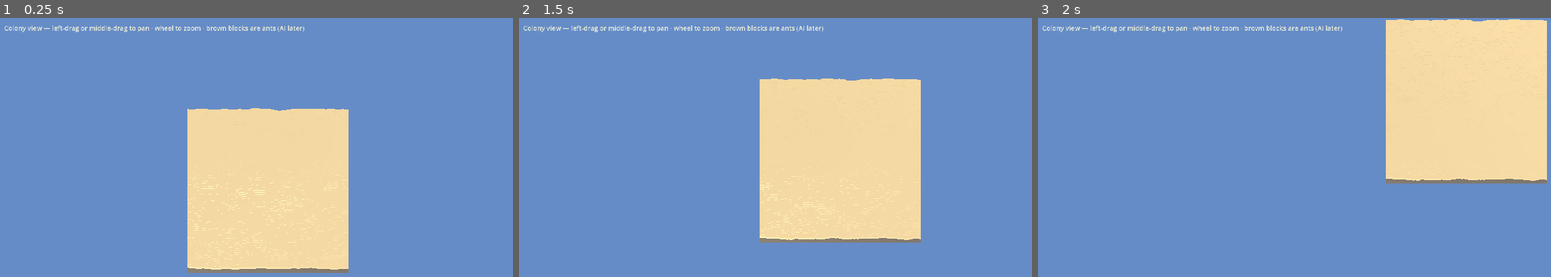
Above: before the commit, frames 1-3 (left to right).
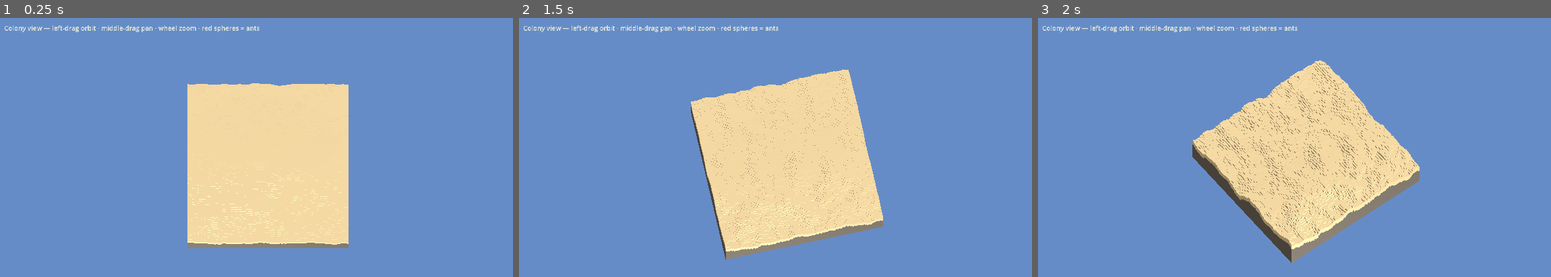
Above: after the commit, the same moments.

Repository: 151henry151/anthill
Game: Godot game, scene res://scenes/main.tscn
Two runs of this game, one before a commit and one after it. Both use one fixed random seed, a clock stepped at 60 frames per second and the inputs below.
Inputs (mouse positions are in pixels of both pictures, inside the frame that each line leads up to):
- Up to frame 1 (0.25 s): no input
- Up to frame 2 (1.5 s): tap Enter at 0.5 s; move the mouse to (903, 152) at 0.52 s; hold D 0.53-1.25 s; tap E at 0.6 s; click (903, 152) at 0.67 s; tap Space at 0.77, 1.25 s; drag from (678, 183) to (760, 230) at 1.27 s
- Up to frame 3 (2 s): no input

The runs differ from the first frame. In frame 1, 7.6% of the frame differs, in the area x 17-68%, y 2-99%; in frame 2, 15%; in frame 3, 38%, in the area x 17-100%, y 0-95%.

Commit message:
Add orbit camera and red sphere ants for colony view

Diff:
--- a/game/anthill/scenes/main.tscn
+++ b/game/anthill/scenes/main.tscn
@@ -49,4 +49,4 @@
 offset_top = 12.0
 theme_override_colors/font_color = Color(0.9, 0.92, 0.85, 1)
 theme_override_font_sizes/font_size = 14
-text = "Colony view — left-drag or middle-drag to pan · wheel to zoom · brown blocks are ants (AI later)"
+text = "Colony view — left-drag orbit · middle-drag pan · wheel zoom · red spheres = ants"
--- a/game/anthill/scripts/colony_ants.gd
+++ b/game/anthill/scripts/colony_ants.gd
@@ -1,13 +1,12 @@
 extends Node3D
-## Simple wandering markers for colony view (not the FPS `ant.tscn` prototype).
+## Wandering markers for colony view — bright spheres so they read against sand/stone.
 
 const _Const := preload("res://scripts/constants.gd")
 const _Chunk := preload("res://scripts/world/chunk_data.gd")
 
-@export var ant_count: int = 16
+@export var ant_count: int = 10
 @export var move_interval: float = 0.45
-## World units — stylized “giants” so they read at ortho zoom (~4 px/voxel).
-@export var ant_body_size: Vector3 = Vector3(5.0, 3.0, 6.0)
+@export var sphere_radius: float = 3.5
 
 @onready var world: Node = $"../WorldManager"
 
@@ -32,14 +31,15 @@
 		if wy < 0:
 			continue
 		var mi := MeshInstance3D.new()
-		var box := BoxMesh.new()
-		box.size = ant_body_size
-		mi.mesh = box
+		var sph := SphereMesh.new()
+		sph.radius = sphere_radius
+		sph.height = sphere_radius * 2.0
+		mi.mesh = sph
 		var mat := StandardMaterial3D.new()
 		mat.shading_mode = BaseMaterial3D.SHADING_MODE_UNSHADED
-		mat.albedo_color = Color(0.62, 0.14, 0.09)
+		mat.albedo_color = Color(0.95, 0.2, 0.12)
 		mat.emission_enabled = true
-		mat.emission = Color(0.12, 0.03, 0.02)
+		mat.emission = Color(0.45, 0.08, 0.04)
 		mi.material_override = mat
 		add_child(mi)
 		mi.position = _ant_pos(wx, wy, wz)
@@ -60,9 +60,8 @@
 
 
 func _ant_pos(wx: int, wy: int, wz: int) -> Vector3:
-	# Surface at y = wy + 1; place box so its bottom sits on that plane.
-	var half_h: float = ant_body_size.y * 0.5
-	return Vector3(float(wx) + 0.5, float(wy) + 1.0 + half_h, float(wz) + 0.5)
+	# Top of surface voxels at y = wy + 1; sphere sits on that plane.
+	return Vector3(float(wx) + 0.5, float(wy) + 1.0 + sphere_radius, float(wz) + 0.5)
 
 
 func _physics_process(delta: float) -> void:
@@ -93,4 +92,4 @@
 	a["wx"] = nwx
 	a["wz"] = nwz
 	var mi: MeshInstance3D = a["node"]
-	mi.position = _ant_pos(nwx, wy, nwz)
+	mi.position = _ant_pos(nwx, wy, wz)
--- a/game/anthill/scripts/colony_camera.gd
+++ b/game/anthill/scripts/colony_camera.gd
@@ -1,32 +1,36 @@
 extends Camera3D
-## Top-down colony view: you do not control individual ants — pan/zoom to survey the nest later.
-## (Food / queen / colony policy UI will layer on this.)
+## Orthographic colony view: left-drag orbits the camera around a ground pivot; middle-drag pans; wheel zooms.
 
 @export var look_at_xz: Vector2 = Vector2(48.0, 48.0)
-@export var height: float = 72.0
-## Vertical world units in view (Godot ortho `size` = full height). ~viewport_height / size ≈ pixels per grain tall; ~180 → ~4 px/grain at 720p.
+## Distance from pivot to camera (world units).
+@export var orbit_radius: float = 75.0
+## Azimuth around world Y through the pivot (degrees).
+@export var yaw_deg: float = 0.0
+## Polar angle from +Y (0 = camera on +Y above pivot; larger = lower toward horizon).
+@export var orbit_phi_deg: float = 12.0
+## Vertical world units in view (Godot ortho `size` = full height). ~viewport_height / size ≈ pixels per grain tall.
 @export var ortho_size: float = 180.0
 @export var pan_speed: float = 0.28
-## Multiplier for ortho size; lower = smoother / less jumpy pan.
 @export var pan_pixels_to_world: float = 0.011
 @export var pan_relative_max: float = 72.0
+@export var orbit_sensitivity: float = 0.22
 @export var zoom_step: float = 6.0
 @export var min_zoom: float = 14.0
 @export var max_zoom: float = 240.0
+
+var pivot: Vector3 = Vector3.ZERO
 
 
 func _ready() -> void:
 	projection = PROJECTION_ORTHOGONAL
 	size = ortho_size
-	position = Vector3(look_at_xz.x, height, look_at_xz.y)
-	# Slight tilt so height steps and faces read as 3D; straight-down + unshaded reads as a flat sheet.
-	rotation_degrees = Vector3(-78.0, 0.0, 0.0)
+	pivot = Vector3(look_at_xz.x, 0.0, look_at_xz.y)
+	_apply_orbit()
 	current = true
 	Input.mouse_mode = Input.MOUSE_MODE_VISIBLE
 
 
 func _input(event: InputEvent) -> void:
-	# Root `Window` in 4.2.x does not expose `gui_get_hovered_control`; skip GUI hit-testing here.
 	if event is InputEventMouseButton:
 		if event.button_index == MOUSE_BUTTON_WHEEL_UP and event.pressed:
 			size = clampf(size - zoom_step, min_zoom, max_zoom)
@@ -34,22 +38,39 @@
 			size = clampf(size + zoom_step, min_zoom, max_zoom)
 	if event is InputEventMouseMotion:
 		var motion: InputEventMouseMotion = event
-		var pan_mask: int = MOUSE_BUTTON_MASK_LEFT | MOUSE_BUTTON_MASK_MIDDLE
-		if motion.button_mask & pan_mask:
-			var rel: Vector2 = motion.relative
-			rel.x = clampf(rel.x, -pan_relative_max, pan_relative_max)
-			rel.y = clampf(rel.y, -pan_relative_max, pan_relative_max)
-			var pan_scale: float = size * pan_pixels_to_world * pan_speed
-			var basis_xz := _ground_pan_axes()
-			var right_h: Vector3 = basis_xz[0]
-			var forward_h: Vector3 = basis_xz[1]
-			# Grab-map: drag moves the ground with the cursor (camera moves opposite on screen axes).
-			position -= right_h * rel.x * pan_scale
-			position -= forward_h * rel.y * pan_scale
+		var rel: Vector2 = motion.relative
+		rel.x = clampf(rel.x, -pan_relative_max, pan_relative_max)
+		rel.y = clampf(rel.y, -pan_relative_max, pan_relative_max)
+		var pan_scale: float = size * pan_pixels_to_world * pan_speed
+		var basis_xz := _ground_pan_axes()
+		var right_h: Vector3 = basis_xz[0]
+		var forward_h: Vector3 = basis_xz[1]
+		if motion.button_mask & MOUSE_BUTTON_MASK_LEFT:
+			yaw_deg -= rel.x * orbit_sensitivity
+			orbit_phi_deg = clampf(orbit_phi_deg + rel.y * orbit_sensitivity, 4.0, 89.0)
+			_apply_orbit()
+		elif motion.button_mask & MOUSE_BUTTON_MASK_MIDDLE:
+			var delta: Vector3 = -right_h * rel.x * pan_scale - forward_h * rel.y * pan_scale
+			pivot.x += delta.x
+			pivot.z += delta.z
+			_apply_orbit()
+
+
+func _apply_orbit() -> void:
+	var theta: float = deg_to_rad(yaw_deg)
+	var phi: float = deg_to_rad(orbit_phi_deg)
+	var sinp: float = sin(phi)
+	var cosp: float = cos(phi)
+	var off := Vector3(
+		orbit_radius * sinp * sin(theta),
+		orbit_radius * cosp,
+		orbit_radius * sinp * cos(theta)
+	)
+	position = pivot + off
+	look_at(pivot, Vector3.UP)
 
 
 func _ground_pan_axes() -> Array[Vector3]:
-	# Screen-aligned pan on the XZ plane (tilted camera: world X/Z alone feels wrong / jittery).
 	var r := global_transform.basis.x
 	var r_h := Vector3(r.x, 0.0, r.z)
 	if r_h.length_squared() < 1e-10:
Not shown, changed: CHANGELOG.md
